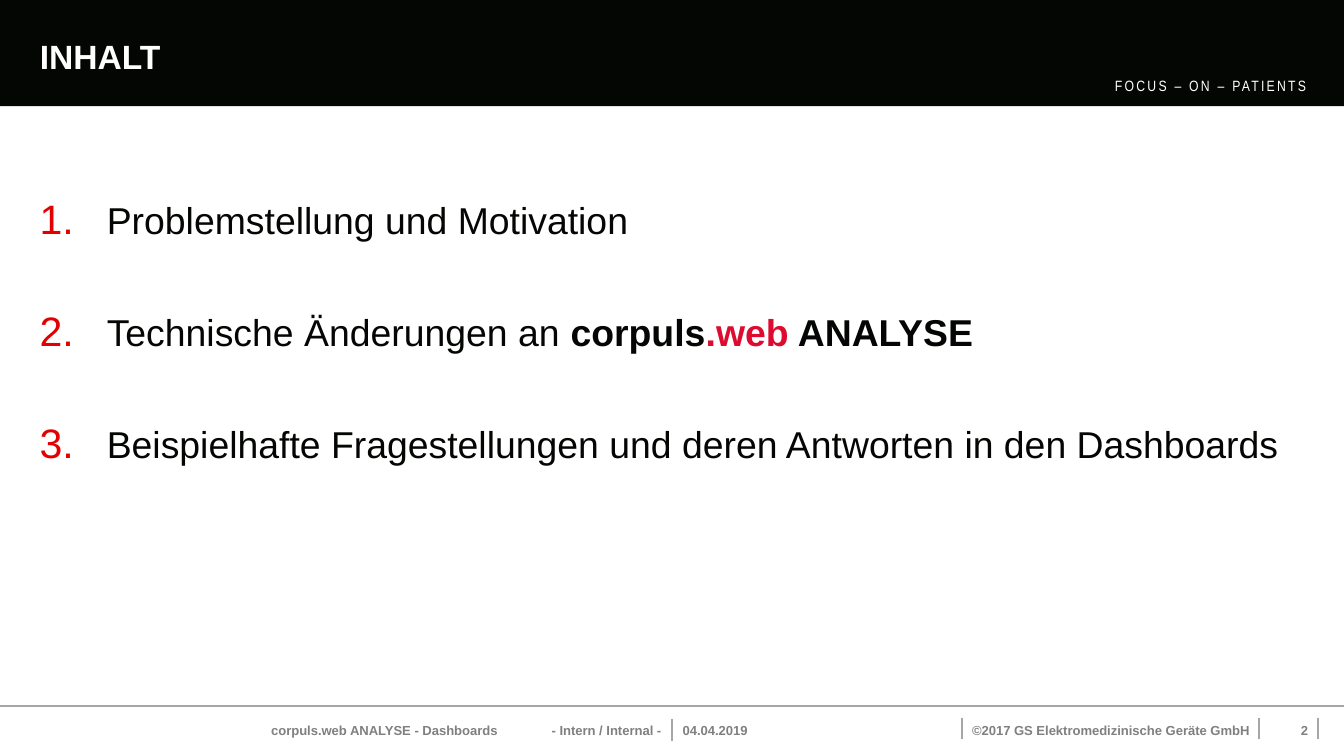
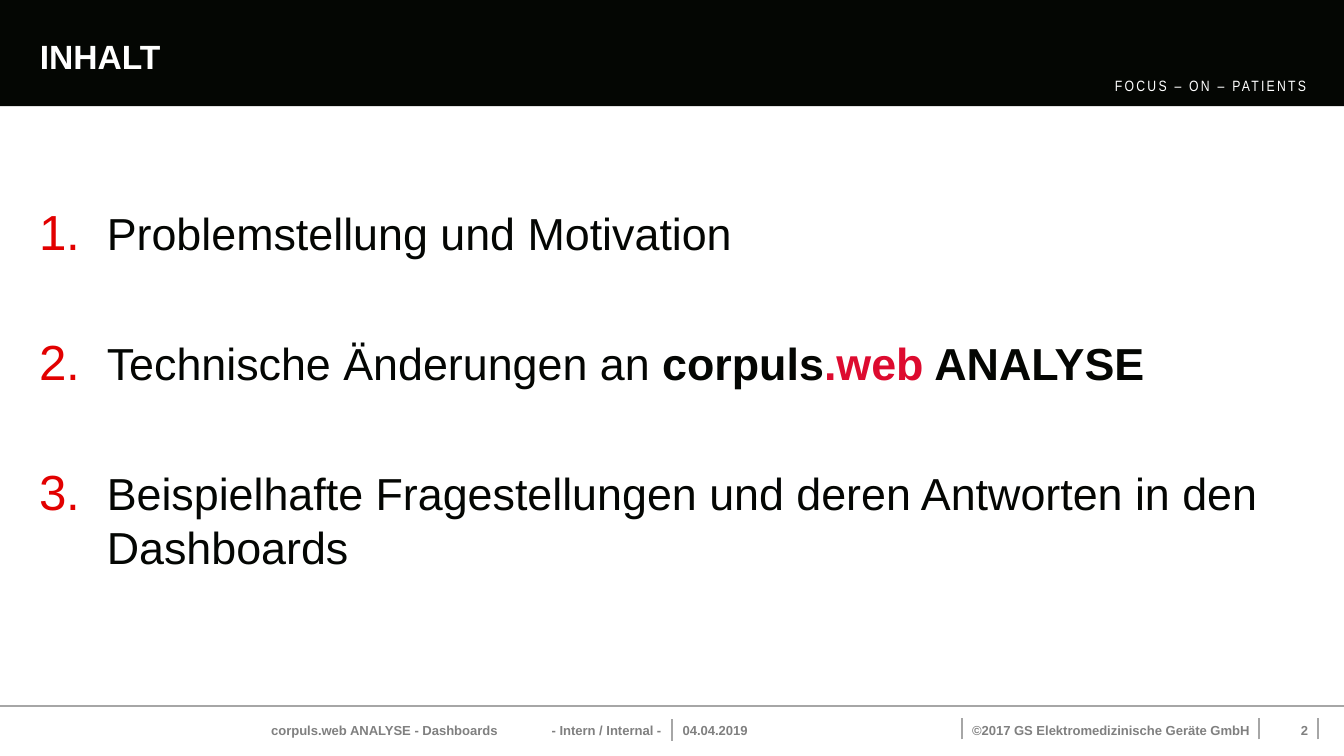
Before and after one commit to ItsJoshuaHirsch/Thesis, a slide deck: slide 2 of Vorstellung_Dashboards.pptx. Drawn at 1344x756 pixels with LibreOffice and Linux fonts; fonts in the diff are those of the drawing; background and template pictures are left out. Boxes give left, top, right and bottom in pixels: in the first picture for what was removed or moved away, otherwise in the second. Text is boxed around its words. In the diff, an @@ line names an element or a change of style, - is before the commit and + after.

```diff
--- a/Vorstellung_Dashboards.pptx
+++ b/Vorstellung_Dashboards.pptx
@@ text "Problemstellung und Motivation" at (x1=107, y1=217, x2=1257, y2=565): size 20 to 24 pt @@
```
Also in this commit, not shown: 6 other slides changed, 10 slides added, 5 other files.
